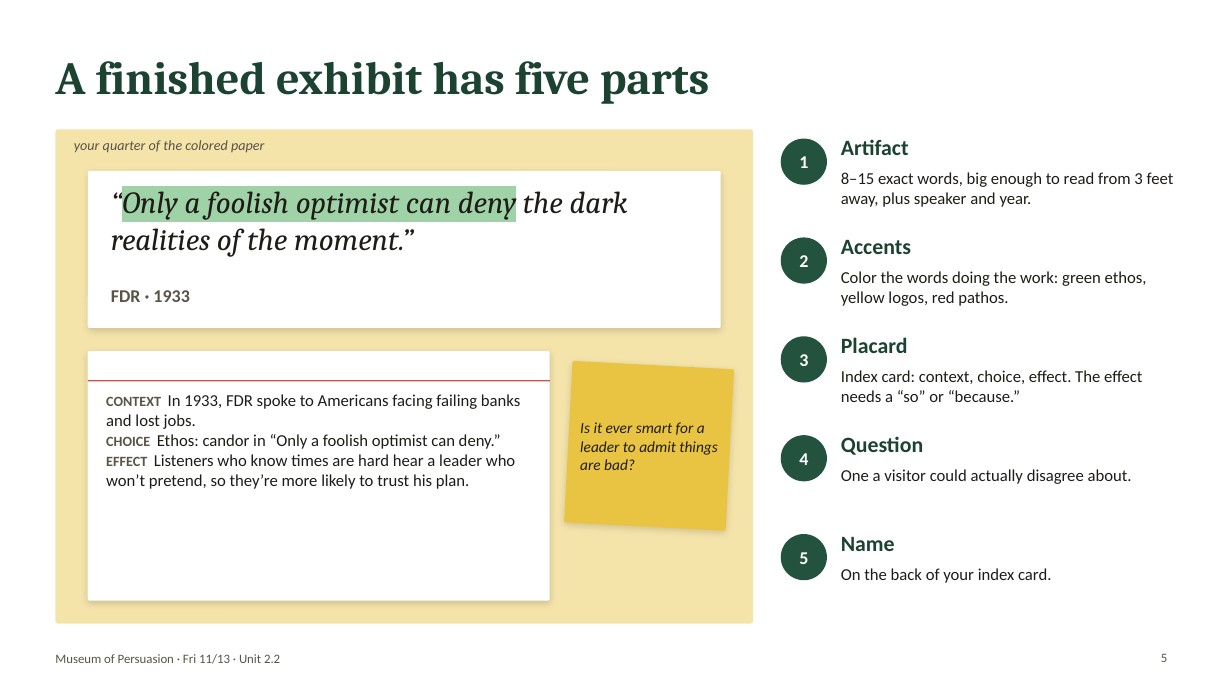
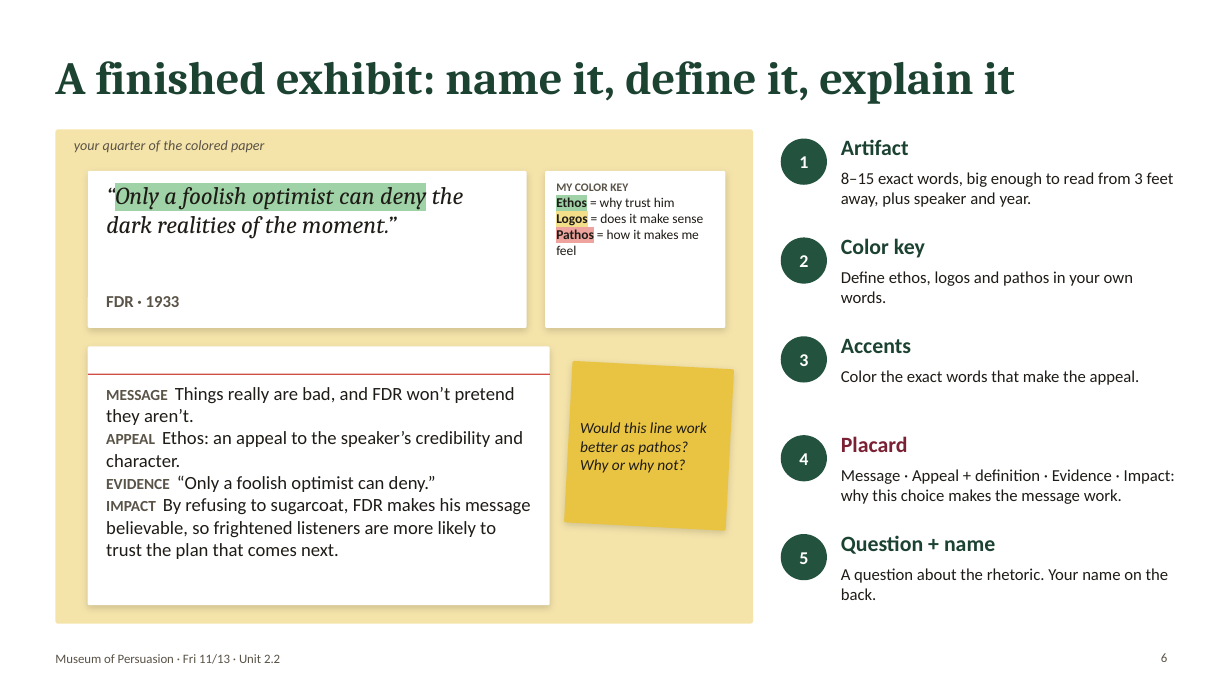
Before and after one commit to bookfairshit/Unit-2.2-Informational-Text, a slide deck: slide 6 of lumio/museum-of-persuasion-nov-13.pptx (slide 5 before the commit). Drawn at 1232x693 pixels with LibreOffice and Linux fonts; fonts in the diff are those of the drawing. Boxes give left, top, right and bottom in pixels: in the first picture for what was removed or moved away, otherwise in the second. Text is boxed around its words. In the diff, an @@ line names an element or a change of style, - is before the commit and + after.

```diff
--- a/lumio/museum-of-persuasion-nov-13.pptx
+++ b/lumio/museum-of-persuasion-nov-13.pptx
@@ title at [55,61,1015,104]: text changed @@
-A finished exhibit has five parts
+A finished exhibit: name it, define it, explain it
@@ rounded rectangle: place and size @@
-rounded rectangle at [88,171,721,328]
+rounded rectangle at [88,171,527,328]
@@ rounded rectangle added at [545,171,726,328], fill #FFFFFF @@
@@ text "“Only a foolish optimist can ..." at [106,182,464,239]: size 24 to 19 pt @@
@@ text added at [556,183,703,255], 10.5 pt, text #1F1C17 @@
+MY COLOR KEY
+Ethos = why trust him
+Logos = does it make sense
+Pathos = how it makes me feel
@@ text added at [841,238,925,258], 17 pt, text #1C4232, bold @@
+Color key
@@ text "FDR · 1933" at [106,296,180,307]: size 14 to 13 pt @@
@@ text at [841,271,1133,303]: text changed @@
-Color the words doing the work: green ethos, yellow logos, red pathos.
+Define ethos, logos and pathos in your own words.
@@ rounded rectangle: place and size @@
-rounded rectangle at [88,351,550,601]
+rounded rectangle at [88,347,550,605]
@@ text "Accents": place and size @@
-text "Accents" at [841,240,911,254]
+text "Accents" at [841,339,911,353]
@@ line moved from (88, 381) - (550, 381) to (88, 374) - (550, 374) @@
@@ text at [106,387,531,559]: text changed; size 13 to 14.5 pt @@
-CONTEXT In 1933, FDR spoke to Americans facing failing banks and lost jobs.
-CHOICE Ethos: candor in “Only a foolish optimist can deny.”
-EFFECT Listeners who know times are hard hear a leader who won’t pretend, so they’re more likely to trust his plan.
+MESSAGE Things really are bad, and FDR won’t pretend they aren’t.
+APPEAL Ethos: an appeal to the speaker’s credibility and character.
+EVIDENCE “Only a foolish optimist can deny.”
+IMPACT By refusing to sugarcoat, FDR makes his message believable, so frightened listeners are more likely to trust the plan that comes next.
@@ text at [841,370,1140,385]: text changed @@
-Index card: context, choice, effect. The effect needs a “so” or “because.”
+Color the exact words that make the appeal.
@@ text at [580,422,707,473]: text changed @@
-Is it ever smart for a leader to admit things are bad?
+Would this line work better as pathos? Why or why not?
@@ text "Placard": place and size @@
-text "Placard" at [841,337,908,353]
+text "Placard" at [841,436,908,452]
@@ text "Placard" at [841,436,908,452]: text colour #1C4232 to #7A2233 @@
@@ text removed at [841,436,923,455] @@
-Question
@@ text at [841,469,1175,504]: text changed @@
-One a visitor could actually disagree about.
+Message · Appeal + definition · Evidence · Impact: why this choice makes the message work.
@@ text at [841,535,995,554]: text changed @@
-Name
+Question + name
@@ text at [841,568,1169,600]: text changed @@
-On the back of your index card.
+A question about the rhetoric. Your name on the back.
@@ page number at [1161,653,1167,662]: text changed @@
-5
+6
```
Also in this commit, not shown: 8 other slides changed, 1 slide added, 2 other files.
